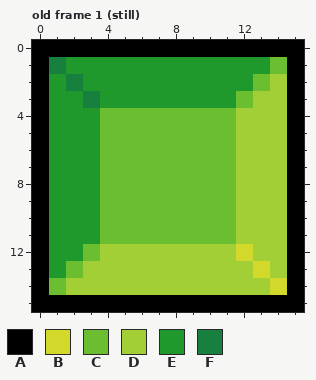
A pixel-art file gets an edit: Assets/Aseprite/green.aseprite. The first picture shows the starting point.
16x16 pixels, 15 frames. Pixels under 10% opacity are left out. Shown: old frame 1 (still). The commit also changed other frames, which this record leaves out.
Visible layers, top first: "white", "gem", "background".
Palette (. is transparent): A #000000  B #d3d92b  C #6abe30  D #a3cf36  E #1f992b  F #17803f
Pixels before, old frame 1 (still), first column x 0:
 0 AAAAAAAAAAAAAAAA
 1 AFEEEEEEEEEEEECA
 2 AEFEEEEEEEEEECDA
 3 AEEFEEEEEEEECDDA
 4 AEEECCCCCCCCDDDA
 5 AEEECCCCCCCCDDDA
 6 AEEECCCCCCCCDDDA
 7 AEEECCCCCCCCDDDA
 8 AEEECCCCCCCCDDDA
 9 AEEECCCCCCCCDDDA
10 AEEECCCCCCCCDDDA
11 AEEECCCCCCCCDDDA
12 AEECDDDDDDDDBDDA
13 AECDDDDDDDDDDBDA
14 ACDDDDDDDDDDDDBA
15 AAAAAAAAAAAAAAAA
The result:
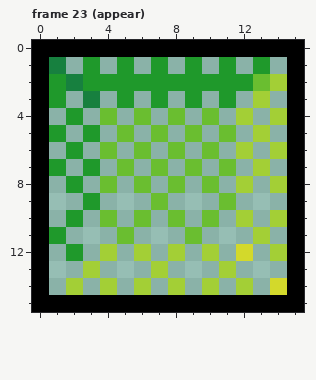
A new or re-ordered frame is compared with the old frame closest to it.
Difference:
frames 15 -> 31
layer "background" removed
layer "gem" removed
Frame 23 (appear) is new; against old frame 1 (still):
y 1: x 2 E -> .; x 4 E -> .; x 6 E -> .; x 8 E -> .; x 10 E -> .; x 12 E -> .; x 14 C -> .
y 3: x 2 E -> .; x 4 E -> .; x 6 E -> .; x 8 E -> .; x 10 E -> .; x 12 C -> .; x 14 D -> .
y 4: x 1 E -> .; x 3 E -> .; x 5 C -> .; x 7 C -> .; x 9 C -> .; x 11 C -> .; x 13 D -> .
y 5: x 2 E -> .; x 4 C -> .; x 6 C -> .; x 8 C -> .; x 10 C -> .; x 12 D -> .; x 14 D -> .
y 6: x 1 E -> .; x 3 E -> .; x 5 C -> .; x 7 C -> .; x 9 C -> .; x 11 C -> .; x 13 D -> .
y 7: x 2 E -> .; x 4 C -> .; x 6 C -> .; x 8 C -> .; x 10 C -> .; x 12 D -> .; x 14 D -> .
y 8: x 1 E -> .; x 3 E -> .; x 5 C -> .; x 7 C -> .; x 9 C -> .; x 11 C -> .; x 13 D -> .
y 9: x 1..2 EE -> ..; x 4..6 CCC -> ...; x 8..10 CCC -> ...; x 12..14 DDD -> ...
y 10: x 1 E -> .; x 3 E -> .; x 5 C -> .; x 7 C -> .; x 9 C -> .; x 11 C -> .; x 13 D -> .
y 11: x 2..4 EEC -> ...; x 6..8 CCC -> ...; x 10..12 CCD -> ...; x 14 D -> .
y 12: x 1 E -> .; x 3 C -> .; x 5 D -> .; x 7 D -> .; x 9 D -> .; x 11 D -> .; x 13 D -> .
y 13: x 1..2 EC -> ..; x 4..6 DDD -> ...; x 8..10 DDD -> ...; x 12..14 DBD -> ...
y 14: x 1 C -> .; x 3 D -> .; x 5 D -> .; x 7 D -> .; x 9 D -> .; x 11 D -> .; x 13 D -> .
Where, in picture pixels (left, top, right, bottom), the same in both pictures:
erased: (49, 57, 287, 295)
